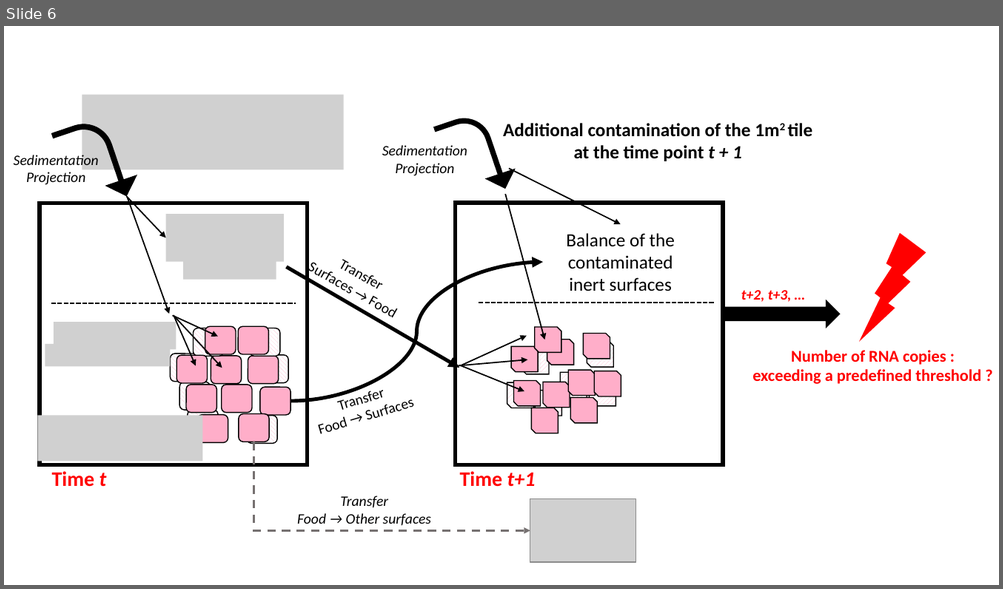
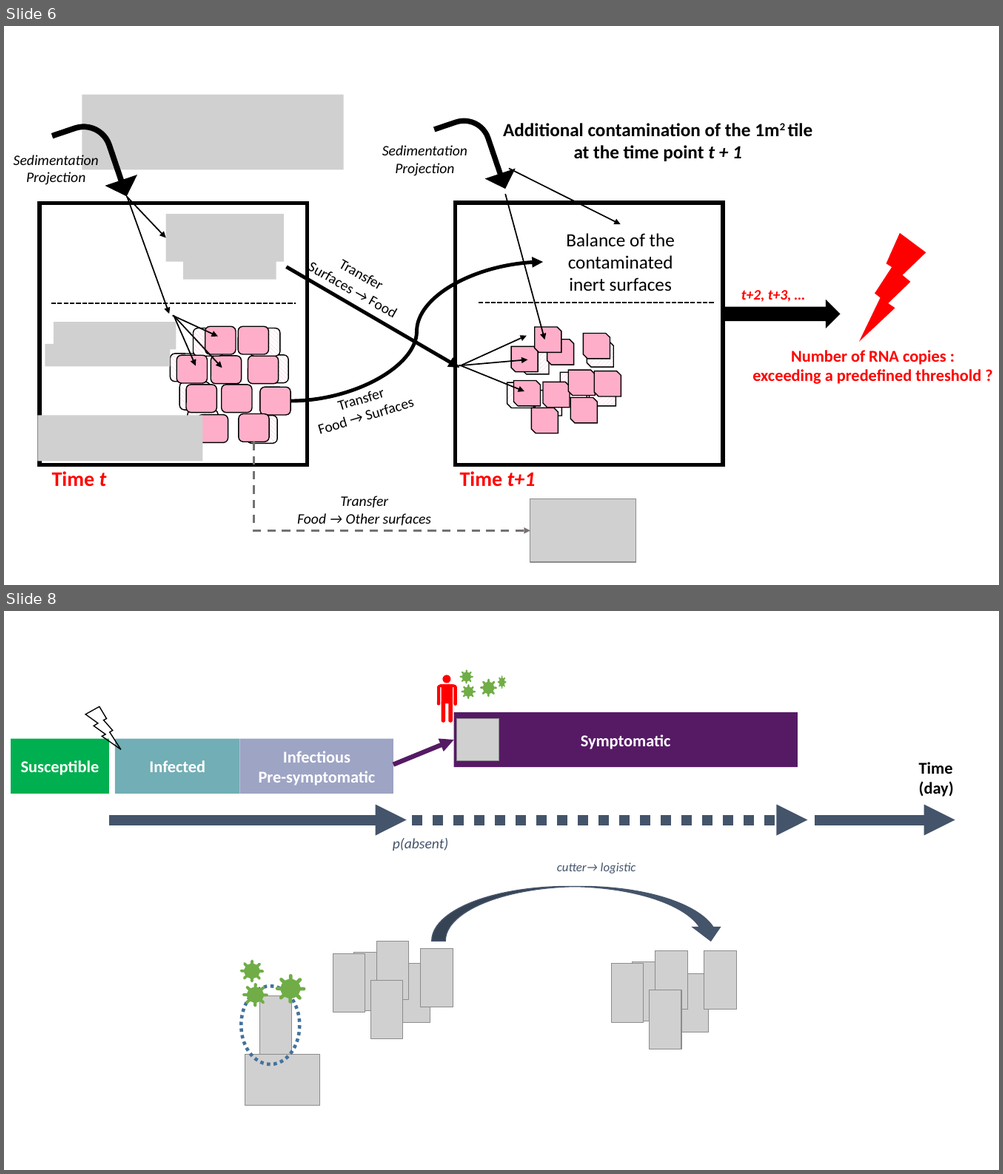
Before and after one commit to ndmluong/sacada, a slide deck: vignette/fig/schema/abm-sacada-schema.pptx. Shown one above the other, each under a label of ours: slide 6 before the commit, slides 6 and 8 after it; the slides between them are not shown. The pictures are 1003x589 and 1003x1174 pixels, drawn with LibreOffice and Linux fonts; fonts in the diff are those of the drawing; grey boxes stand for pictures. Boxes give left, top, right and bottom in pixels: in the first picture for what was removed or moved away, otherwise in the second. Text is boxed around its words. In the diff, an @@ line names an element or a change of style, - is before the commit and + after.

```diff
--- a/vignette/fig/schema/abm-sacada-schema.pptx
+++ b/vignette/fig/schema/abm-sacada-schema.pptx
@@ slide 8 added at [4,611,999,1170], background #FFFFFF @@
@@ freeform shape added at [460,670,473,684], fill #70AD47 @@
@@ freeform shape added at [497,676,506,689], fill #70AD47 @@
@@ freeform shape added at [461,684,475,699], fill #70AD47 @@
@@ freeform shape added at [480,679,497,698], fill #70AD47 @@
@@ lightning bolt added at [85,706,120,750], outline #000000 1 pt @@
@@ rectangle added at [454,712,797,768], fill #561A65, 16 pt, text #FFFFFF, bold @@
+Symptomatic
@@ group added at [437,675,457,723]: 7 rounded rectangles, 1 ellipse, 1 freeform shape @@
@@ picture added at [457,719,498,761] @@
@@ rectangle added at [11,738,109,794], fill #00B050, 16 pt, text #FFFFFF, bold @@
+Susceptible
@@ rectangle added at [115,738,241,794], fill #72AEB5, 16 pt, text #FFFFFF, bold @@
+Infected
@@ rectangle added at [241,738,393,794], fill #9EA4C4, 16 pt, text #FFFFFF, bold @@
+Infectious
+Pre-symptomatic
@@ arrow added from (393, 765) to (454, 740), #561A65 4.5 pt @@
@@ text added at [919,762,953,797], 16 pt, text #000000, bold @@
+Time (day)
@@ arrow added from (109, 820) to (406, 820), #44546A 10 pt @@
@@ arrow added from (412, 820) to (808, 820), #44546A 10 pt dashed @@
@@ arrow added from (815, 820) to (955, 820), #44546A 10 pt @@
@@ text added at [392,838,449,851], 14 pt, text #44546A, italic @@
+p(absent)
@@ group added at [240,863,736,1105]: 14 pictures, 3 freeform shapes, 1 ellipse, 1 curved down arrow, 1 text @@
+cutter→ logistic
```
Also in this commit, not shown: 2 other slides added, 11 other files.
